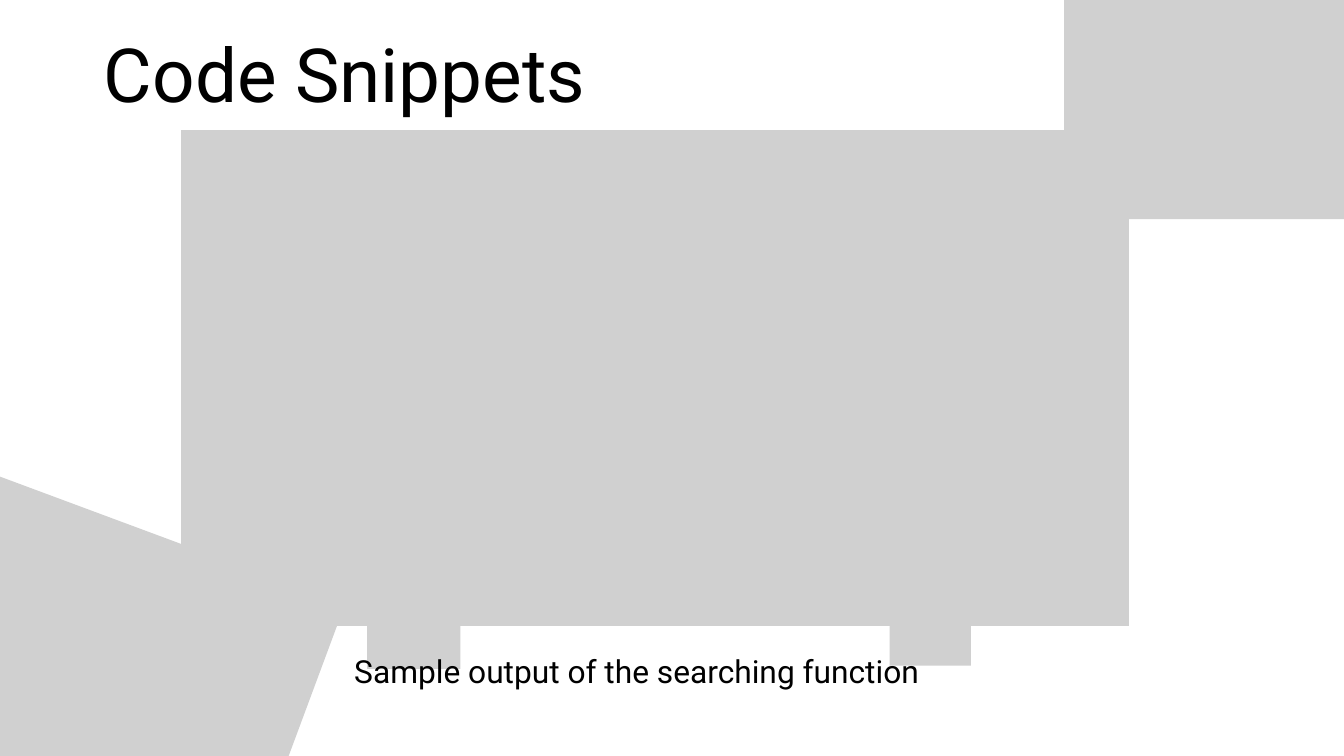
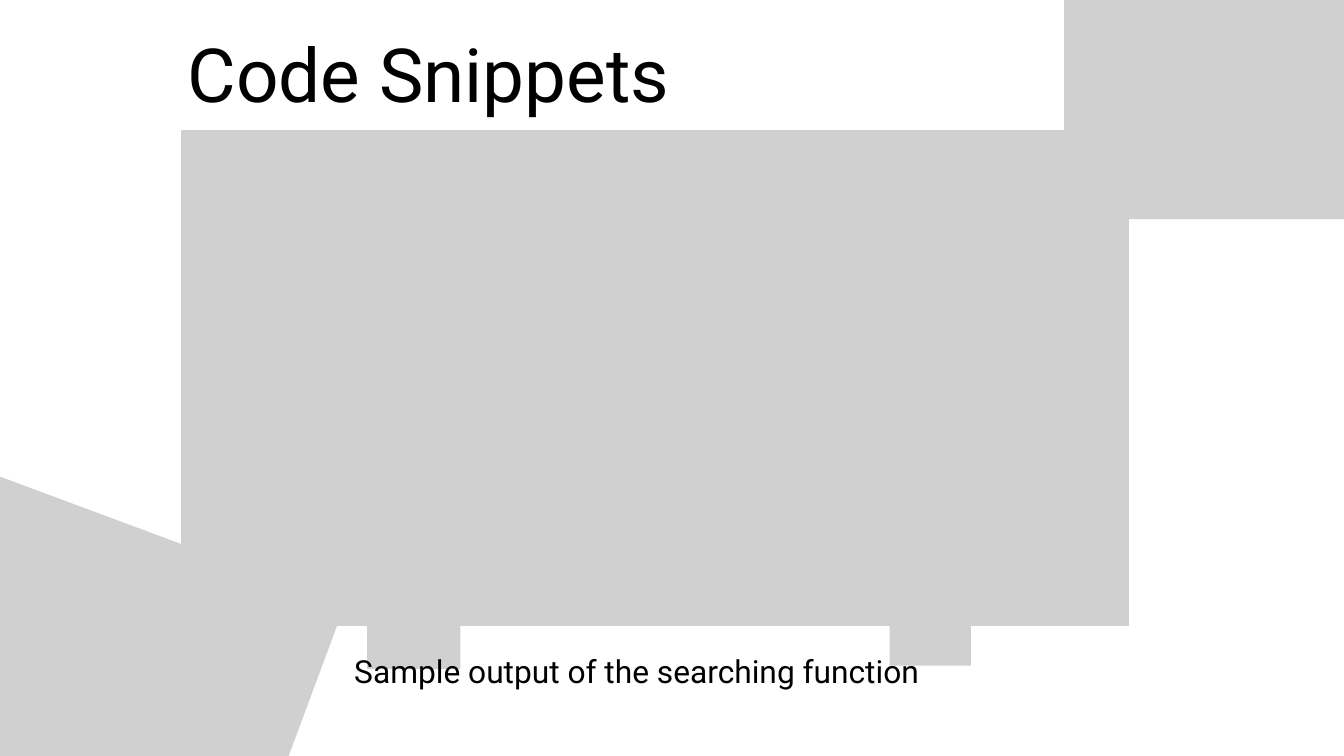
Before and after one commit to AvirupRay/Hotel-Recommendations-Based-on-Customer-Feedback, a slide deck: slide 6 of documents/HotelFinder.pptx. Drawn at 1344x756 pixels with LibreOffice and Linux fonts; fonts in the diff are those of the drawing; grey boxes stand for pictures; background and template pictures are left out. Boxes give left, top, right and bottom in pixels: in the first picture for what was removed or moved away, otherwise in the second. Text is boxed around its words. In the diff, an @@ line names an element or a change of style, - is before the commit and + after.

```diff
--- a/documents/HotelFinder.pptx
+++ b/documents/HotelFinder.pptx
@@ text "Code Snippets" moved from (x1=104, y1=46, x2=585, y2=118) to (x1=188, y1=46, x2=669, y2=118) @@
```
Also in this commit, not shown: 4 other slides changed, 1 slide added, 13 other files.
